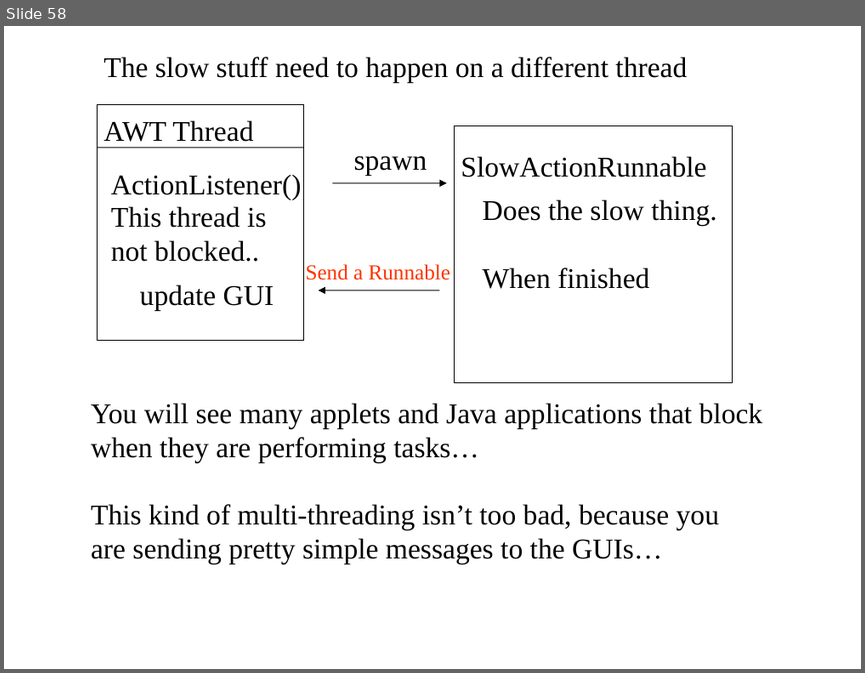
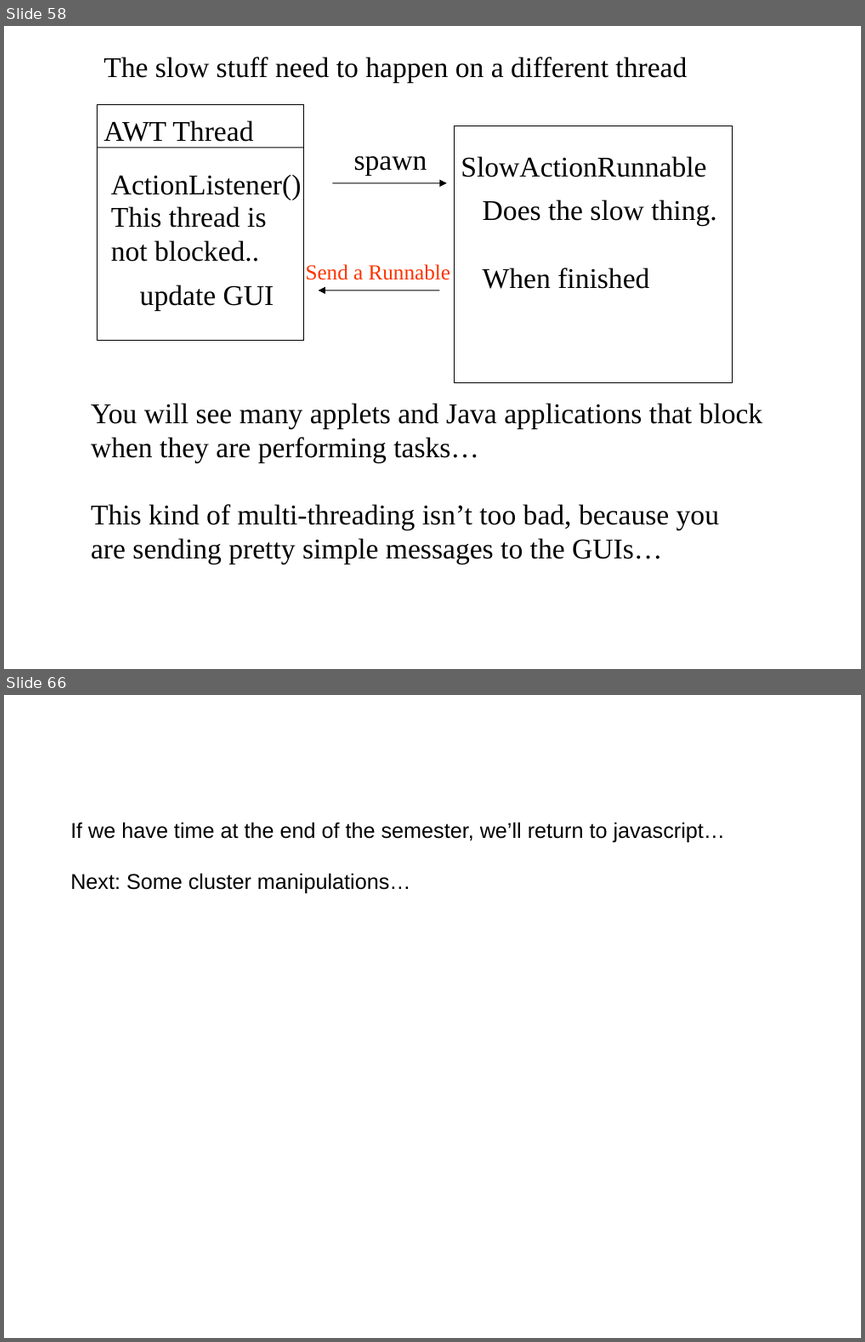
Before and after one commit to afodor/afodor.github.io, a slide deck: classes/prog2017/Prog3-Lecture12.ppt. Shown one above the other, each under a label of ours: slide 58 before the commit, slides 58 and 66 after it; the slides between them are not shown. The pictures are 865x673 and 865x1342 pixels, drawn with LibreOffice and Linux fonts; fonts in the diff are those of the drawing. Boxes give left, top, right and bottom in pixels: in the first picture for what was removed or moved away, otherwise in the second. Text is boxed around its words. In the diff, an @@ line names an element or a change of style, - is before the commit and + after.

Commit message:
mod lecture 12 with some javascript stuff

```diff
--- a/classes/prog2017/Prog3-Lecture12.ppt
+++ b/classes/prog2017/Prog3-Lecture12.ppt
@@ slide 66 added at (4, 695, 861, 1338), background #FFFFFF @@
@@ text added at (70, 822, 726, 894), 18 pt, text #000000 @@
+If we have time at the end of the semester, we’ll return to javascript…
+Next: Some cluster manipulations…
```
Also in this commit, not shown: 5 slides changed, 7 other slides added, 1 slide removed.
